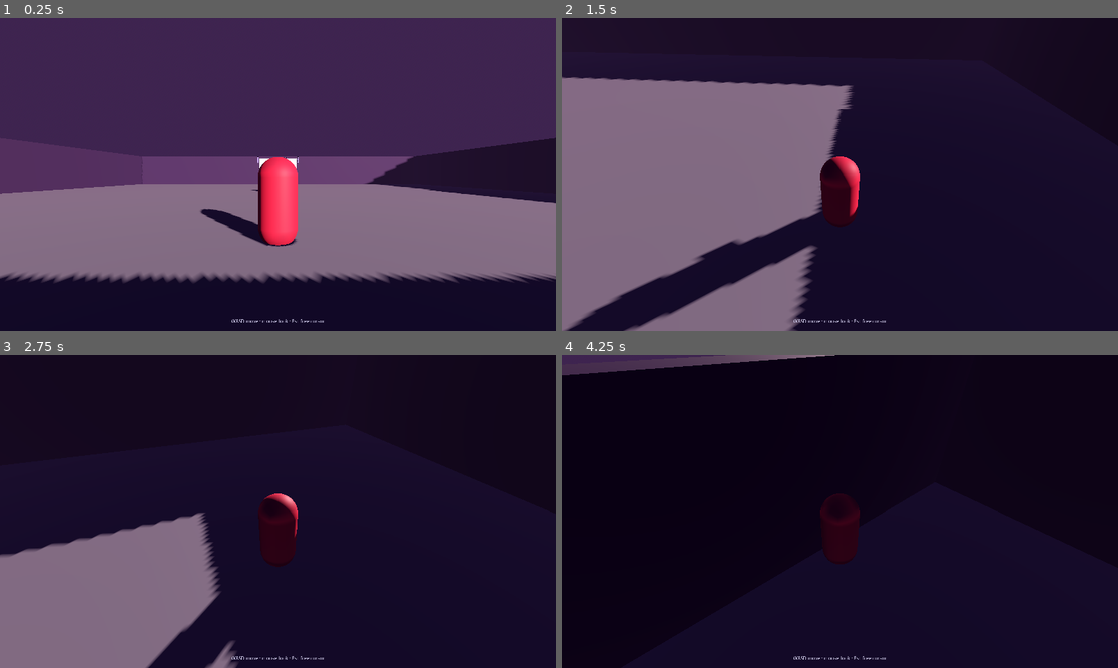
Above: before the commit, frames 1-4 (two rows, left to right).
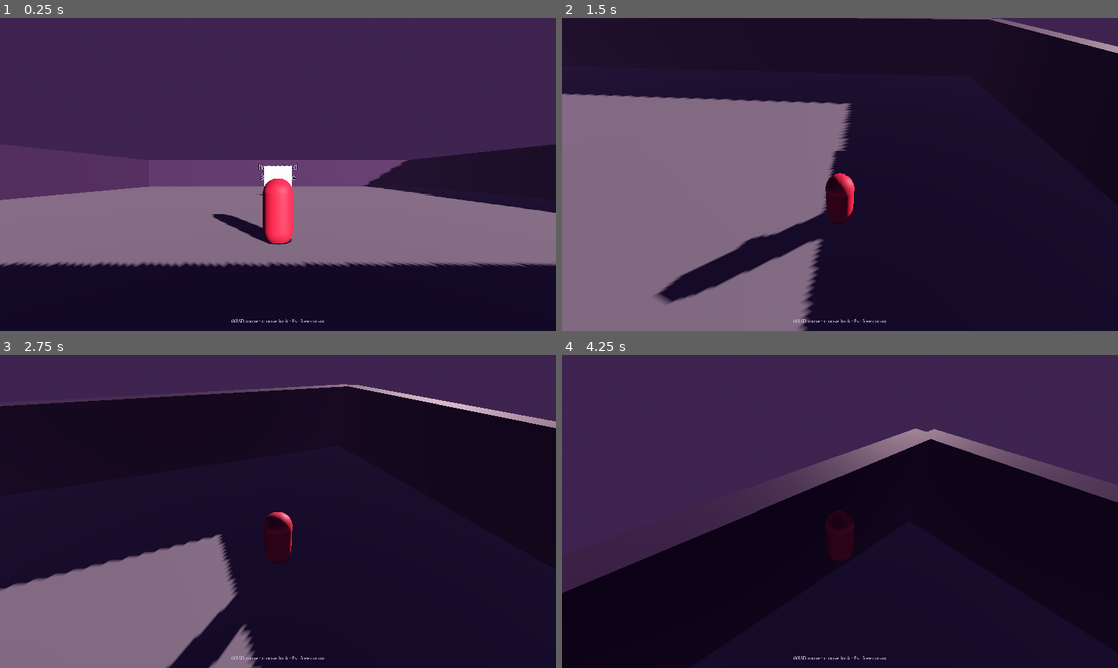
Above: after the commit, the same moments.

Repository: markasabrt/Sicnote
Game: Godot game, scene res://scenes/world/Exploreareawithshader.tscn
Same seed, same stepped clock (60 frames per second), same inputs: the game is played once before the commit and once after it. This scene is started directly instead of the project's main scene.
Inputs (mouse positions are in pixels of both pictures, inside the frame that each line leads up to):
- Up to frame 1 (0.25 s): no input
- Up to frame 2 (1.5 s): tap Enter (ui_accept) at 0.5 s; move the mouse to (867, 174) at 0.52 s; hold W (move_forward) from 0.53 s (still down); tap Space (jump) at 0.6, 0.77, 1.07 s; move the mouse to (812, 174) at 1.27 s; tap Shift (Run) at 1.35 s
- Up to frame 3 (2.75 s): keep holding W (move_forward); tap Space (jump) at 1.52, 1.55, 1.82, 2.3 s; move the mouse to (289, 505) at 2.02 s; tap E (interact) at 2.1 s
- Up to frame 4 (4.25 s): keep holding W (move_forward); move the mouse to (834, 517) at 2.77 s; tap Space (jump) at 2.85, 3.02, 3.32, 3.77, 3.8, 4.07 s; move the mouse to (878, 514) at 3.52 s; hold Shift (Run) from 3.53 s (still down)

The runs differ from the first frame. In frame 1, 8.8% of the frame differs, in the area x 0-100%, y 38-85%; in frame 2, 9.2%; in frame 3, 21%; in frame 4, 46%, in the area x 0-100%, y 0-76%.

Commit message:
Added a new WIP level, added a subviewport scene, increased camera arm length and pivot heightened

Diff:
--- a/project.godot
+++ b/project.godot
@@ -26,8 +26,8 @@
 window/size/viewport_height=1080
 window/size/mode=3
 window/size/resizable=false
+window/size/borderless=true
 window/stretch/mode="canvas_items"
-window/stretch/aspect="expand"
 window/stretch/scale_mode="integer"
 
 [editor_plugins]
--- /dev/null
+++ b/scenes/Systems/Subview.tscn
@@ -0,0 +1,24 @@
+[gd_scene format=3 uid="uid://cfg3ckqt3r5rj"]
+
+[node name="Subview" type="Control" unique_id=76530552]
+layout_mode = 3
+anchors_preset = 0
+
+[node name="SubViewportContainer" type="SubViewportContainer" parent="." unique_id=1208298637]
+layout_mode = 1
+anchors_preset = 15
+anchor_right = 1.0
+anchor_bottom = 1.0
+grow_horizontal = 2
+grow_vertical = 2
+stretch = true
+stretch_shrink = 2
+
+[node name="SubViewport" type="SubViewport" parent="SubViewportContainer" unique_id=1390782357]
+handle_input_locally = false
+audio_listener_enable_3d = true
+size = Vector2i(2, 2)
+size_2d_override = Vector2i(640, 360)
+render_target_update_mode = 4
+
+[node name="Node3D" type="Node3D" parent="SubViewportContainer/SubViewport" unique_id=2047372546]
--- /dev/null
+++ b/scenes/world/ColdWalkHome.tscn
@@ -0,0 +1,78 @@
+[gd_scene format=3 uid="uid://n6107mskcbin"]
+
+[ext_resource type="PackedScene" uid="uid://cfg3ckqt3r5rj" path="res://scenes/Systems/Subview.tscn" id="1_adsat"]
+[ext_resource type="PackedScene" uid="uid://bj7f3hq5mtfad" path="res://scenes/world/player.tscn" id="1_pd3dd"]
+
+[sub_resource type="Environment" id="Environment_cm2qf"]
+background_mode = 2
+background_color = Color(0.03499579, 0.008236495, 0.0010864313, 1)
+background_energy_multiplier = 2.98
+ambient_light_color = Color(0.91067904, 0.8249744, 0.771449, 1)
+ssr_enabled = true
+volumetric_fog_enabled = true
+volumetric_fog_density = 0.2516
+volumetric_fog_albedo = Color(0, 0, 0, 1)
+volumetric_fog_emission = Color(0.13319641, 0.13319641, 0.13319638, 1)
+volumetric_fog_anisotropy = 0.31
+volumetric_fog_length = 88.6
+
+[sub_resource type="CameraAttributesPractical" id="CameraAttributesPractical_m0uev"]
+exposure_multiplier = 1.588
+dof_blur_far_distance = 54.85
+dof_blur_far_transition = 44.2
+dof_blur_amount = 0.42
+
+[node name="ColdWalkHome" type="Node3D" unique_id=428125559]
+
+[node name="Subview" parent="." unique_id=76530552 instance=ExtResource("1_adsat")]
+anchors_preset = 15
+anchor_right = 1.0
+anchor_bottom = 1.0
+grow_horizontal = 2
+grow_vertical = 2
+
+[node name="SubViewport" parent="Subview/SubViewportContainer" parent_id_path=PackedInt32Array(76530552, 1208298637) index="0" unique_id=1390782357]
+size = Vector2i(960, 540)
+
+[node name="WorldEnvironment" type="WorldEnvironment" parent="Subview/SubViewportContainer/SubViewport/Node3D" parent_id_path=PackedInt32Array(76530552, 2047372546) index="0" unique_id=336385522]
+environment = SubResource("Environment_cm2qf")
+camera_attributes = SubResource("CameraAttributesPractical_m0uev")
+
+[node name="environment" type="Node3D" parent="Subview/SubViewportContainer/SubViewport/Node3D" parent_id_path=PackedInt32Array(76530552, 2047372546) index="1" unique_id=1423141566]
+transform = Transform3D(1, 0, 0, 0, 1, 0, 0, 0, 1, -0.06271839, -1.4346756, 55.376778)
+
+[node name="CSGBox3D" type="CSGBox3D" parent="Subview/SubViewportContainer/SubViewport/Node3D/environment" unique_id=1167847040]
+transform = Transform3D(1, 0, 0, 0, 1, 0, 0, 0, 1, 3.6197128, 0, 0)
+use_collision = true
+size = Vector3(5.399826, 1, 131.2485)
+
+[node name="CSGBox3D2" type="CSGBox3D" parent="Subview/SubViewportContainer/SubViewport/Node3D/environment" unique_id=2070020280]
+transform = Transform3D(1, 0, 0, 0, 1, 0, 0, 0, 1, -10.145585, 0.47145343, 1.186264)
+use_collision = true
+size = Vector3(21.996094, 1, 134.13919)
+
+[node name="CSGBox3D3" type="CSGBox3D" parent="Subview/SubViewportContainer/SubViewport/Node3D/environment" unique_id=1714815111]
+transform = Transform3D(1, 0, 0, 0, 1, 0, 0, 0, 1, 6.620714, 0.94103813, 16.95578)
+use_collision = true
+size = Vector3(1, 1, 164.43768)
+
+[node name="CSGBox3D4" type="CSGBox3D" parent="Subview/SubViewportContainer/SubViewport/Node3D/environment" unique_id=708545823]
+transform = Transform3D(1, 0, 0, 0, 1, 0, 0, 0, 1, 9.698719, 7.5522137, 16.95578)
+use_collision = true
+size = Vector3(1, 14.222351, 164.43768)
+
+[node name="CSGBox3D5" type="CSGBox3D" parent="Subview/SubViewportContainer/SubViewport/Node3D/environment" unique_id=909145127]
+transform = Transform3D(1, 0, 0, 0, 1, 0, 0, 0, 1, -21.627434, 7.5522137, 16.95578)
+use_collision = true
+size = Vector3(1, 14.222351, 164.43768)
+
+[node name="Player" parent="Subview/SubViewportContainer/SubViewport/Node3D" parent_id_path=PackedInt32Array(76530552, 2047372546) index="2" unique_id=1463524838 instance=ExtResource("1_pd3dd")]
+
+[node name="DirectionalLight3D" type="DirectionalLight3D" parent="Subview/SubViewportContainer/SubViewport/Node3D" parent_id_path=PackedInt32Array(76530552, 2047372546) index="3" unique_id=1754000077]
+transform = Transform3D(1.1743907e-07, -0.5778576, 0.8161376, 1, -4.371139e-08, -1.7484555e-07, 1.3671034e-07, 0.8161376, 0.5778576, 0, 0, 0)
+light_color = Color(0.77, 0.65911996, 0.35419998, 1)
+light_volumetric_fog_energy = 8.098
+light_angular_distance = 10.1
+
+[editable path="Subview"]
+[editable path="Subview/SubViewportContainer/SubViewport/Node3D/Player"]
--- a/scenes/world/player.tscn
+++ b/scenes/world/player.tscn
@@ -38,11 +38,11 @@
 surface_material_override/0 = SubResource("StandardMaterial3D_misa")
 
 [node name="CamPivot" type="Node3D" parent="." unique_id=572587324]
-transform = Transform3D(1, 0, 0, 0, 1, 0, 0, 0, 1, 0, 1.45, 0)
+transform = Transform3D(1, 0, 0, 0, 1, 0, 0, 0, 1, 0, 1.895, 0)
 
 [node name="SpringArm3D" type="SpringArm3D" parent="CamPivot" unique_id=250993249]
-spring_length = 4.5
-margin = 0.3
+spring_length = 6.04
+margin = 0.49
 
 [node name="Camera3D" type="Camera3D" parent="CamPivot/SpringArm3D" unique_id=1512588046]
 current = true
--- a/scripts/world/player_explorer.gd
+++ b/scripts/world/player_explorer.gd
@@ -1,23 +1,17 @@
 class_name PlayerExplorer
 extends CharacterBody3D
-## Third-person exploration controller for the 3D scenes.
-##
-## Keyboard and mouse are the designed-for input (TECH_DECISIONS.md), and every
-## binding goes through the Input Map rather than raw keycodes so controller
-## support later isn't a rewrite.
-##
-## The capsule mesh is a placeholder — the real Misa is a billboarded 2D sprite
-## (GAME_DESIGN.md, "Production Approach"), which drops in as a sibling node
-## without touching this script.
+@export var jump_g_multiplier: float = 1.7
+@export var jump_decay: float = .55
+@export var jump_velocity: float = 10
 @export var active_rate: float = 0
 @export var target_speed: float = 0
 @export var sprint_timer: float = 0
 @export var current_speed: float = 0
 @export var move_speed: float = 5.5
 @export var run_speed: float = 8.5
-@export var sprint_speed: float = 10.5
-@export var acceleration: float = 12.0
-@export var deceleration: float = 20
+@export var sprint_speed: float = 11.5
+@export var acceleration: float = 15.0
+@export var deceleration: float = 17
 @export var mouse_sensitivity: float = 0.0032
 @export var min_pitch_deg: float = -40.0
 @export var max_pitch_deg: float = 25.0
@@ -60,8 +54,19 @@
 		velocity.y -= _gravity * delta
 	else:
 		velocity.y = 0.0
+
+	if Input.is_action_just_pressed("jump") and is_on_floor():
+		_gravity *= jump_g_multiplier
+		jump_velocity == sqrt(jump_g_multiplier)
+		velocity.y = jump_velocity
+	elif velocity.y == 0:
+		_gravity = 9.8
+	if Input.is_action_just_released("jump") and velocity.y > 0:
+		velocity.y *= jump_decay
+
+
+
 	if Input.is_action_pressed("Run"):
-
 		target_speed = run_speed
 		sprint_timer += delta
 		if sprint_timer >= 3:
